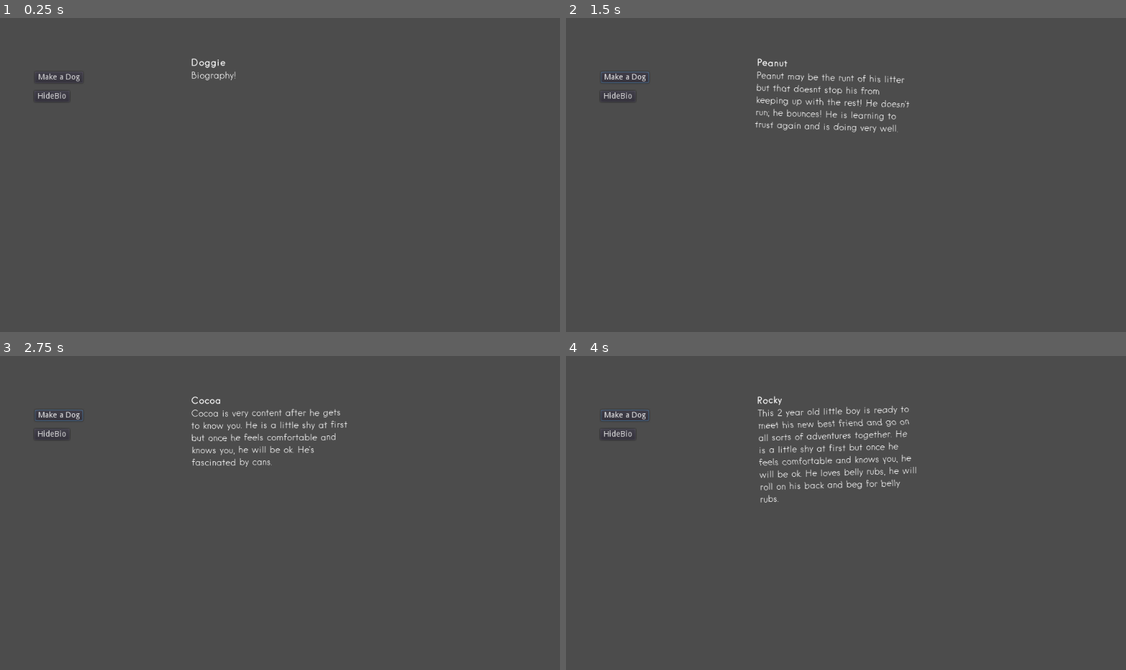
Above: before the commit, frames 1-4 (two rows, left to right).
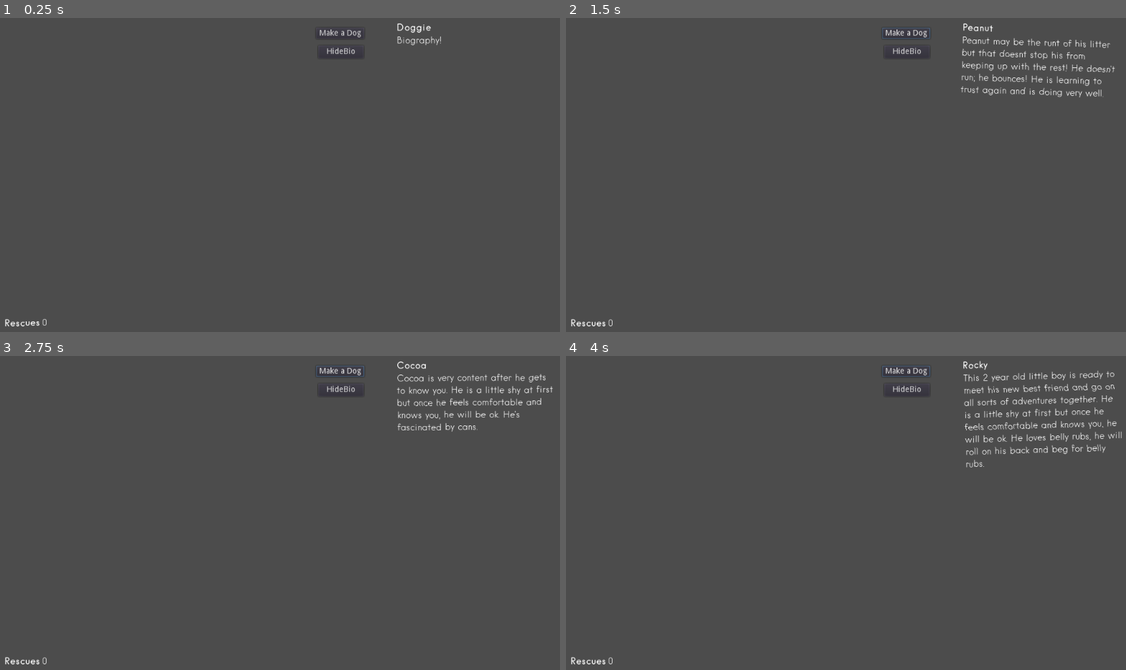
Above: after the commit, the same moments.

Repository: DevinPentecost/ld42
Game: Godot game, scene res://test_scenes/testdogbio.tscn
The game is run twice, just before and just after one commit, with the same random seed, the same clock (stepped at 60 frames per second) and the same inputs. The project has no main scene, so this scene is started directly.
Inputs (mouse positions are in pixels of both pictures, inside the frame that each line leads up to):
- Up to frame 1 (0.25 s): no input
- Up to frame 2 (1.5 s): click "Make a Dog" at 0.5 s; move the mouse to (969, 162) at 1.27 s; hold D (player_move_right) from 1.28 s (still down); tap Space (player_action) at 1.35 s; click (969, 162) at 1.42 s
- Up to frame 3 (2.75 s): move the mouse to (162, 534) at 2.02 s; release D (player_move_right) at 2.03 s; hold S (player_move_down) from 2.03 s (still down); tap Space (player_action) at 2.1 s; click (162, 534) at 2.17 s
- Up to frame 4 (4 s): move the mouse to (902, 443) at 2.77 s; release S (player_move_down) at 2.78 s; hold D (player_move_right) 2.78-3.53 s; tap Space (player_action) at 2.85, 3.6 s; click (902, 443) at 2.92 s; move the mouse to (818, 585) at 3.52 s; hold W (player_move_up) from 3.53 s (still down); click (818, 585) at 3.67 s

The runs differ from the first frame. In frame 1, 0.6% of the frame differs, in the area x 0-79%, y 1-99%; in frame 2, 2.5%; in frame 3, 2.3%; in frame 4, 3.4%, in the area x 0-100%, y 1-99%.

Commit message:
score indicator

Diff:
--- /dev/null
+++ b/project/objects/ui/ScoreContainer.tscn
@@ -0,0 +1,103 @@
+[gd_scene load_steps=5 format=2]
+
+[ext_resource path="res://fonts/fontbold.tres" type="DynamicFont" id=1]
+[ext_resource path="res://fonts/fontlight.tres" type="DynamicFont" id=2]
+
+[sub_resource type="GDScript" id=1]
+
+script/source = "extends HBoxContainer
+
+signal SetScoreSignal(score)
+
+var _wiggleDuration = 1.0
+var _wiggleCur = 0.0
+
+func SetScore(score):
+	self.emit_signal(\"SetScoreSignal\", score)
+	_wiggleCur = 0.0
+
+func _ready():
+	_wiggleCur = _wiggleDuration
+	self.SetScore(0)
+
+func _process(delta):
+	_wiggleCur = _wiggleCur + delta
+	if _wiggleCur >= _wiggleDuration:
+		self.rect_rotation = 0.0
+		return
+	self.rect_rotation = cos(_wiggleCur * 8.0) * 2.0"
+
+[sub_resource type="GDScript" id=2]
+
+script/source = "extends Label
+
+func _ready():
+	self.get_parent().connect(\"SetScoreSignal\", self, \"_setScore\")
+
+func _setScore(score):
+	self.text = str(score)"
+
+[node name="ScoreContainer" type="HBoxContainer"]
+
+anchor_left = 0.0
+anchor_top = 0.0
+anchor_right = 0.0
+anchor_bottom = 0.0
+margin_left = 21.0
+margin_top = 540.0
+margin_right = 97.0
+margin_bottom = 580.0
+rect_pivot_offset = Vector2( 0, 0 )
+rect_clip_content = false
+mouse_filter = 1
+mouse_default_cursor_shape = 0
+size_flags_horizontal = 1
+size_flags_vertical = 1
+alignment = 0
+script = SubResource( 1 )
+
+[node name="Label" type="Label" parent="." index="0"]
+
+anchor_left = 0.0
+anchor_top = 0.0
+anchor_right = 0.0
+anchor_bottom = 0.0
+margin_top = 10.0
+margin_right = 63.0
+margin_bottom = 29.0
+rect_pivot_offset = Vector2( 0, 0 )
+rect_clip_content = false
+mouse_filter = 2
+mouse_default_cursor_shape = 0
+size_flags_horizontal = 1
+size_flags_vertical = 4
+custom_fonts/font = ExtResource( 1 )
+text = "Rescues"
+percent_visible = 1.0
+lines_skipped = 0
+max_lines_visible = -1
+_sections_unfolded = [ "custom_fonts" ]
+
+[node name="ScoreNumber" type="Label" parent="." index="1"]
+
+anchor_left = 0.0
+anchor_top = 0.0
+anchor_right = 0.0
+anchor_bottom = 0.0
+margin_left = 67.0
+margin_top = 10.0
+margin_right = 94.0
+margin_bottom = 29.0
+rect_pivot_offset = Vector2( 0, 0 )
+rect_clip_content = false
+mouse_filter = 2
+mouse_default_cursor_shape = 0
+size_flags_horizontal = 1
+size_flags_vertical = 4
+custom_fonts/font = ExtResource( 2 )
+text = "999"
+percent_visible = 1.0
+lines_skipped = 0
+max_lines_visible = -1
+script = SubResource( 2 )
+_sections_unfolded = [ "custom_fonts" ]
--- a/project/test_scenes/testdogbio.tscn
+++ b/project/test_scenes/testdogbio.tscn
@@ -1,7 +1,8 @@
-[gd_scene load_steps=5 format=2]
+[gd_scene load_steps=6 format=2]
 
 [ext_resource path="res://objects/dogbio.gd" type="Script" id=1]
 [ext_resource path="res://objects/ui/BioContainer.tscn" type="PackedScene" id=2]
+[ext_resource path="res://objects/ui/ScoreContainer.tscn" type="PackedScene" id=3]
 
 [sub_resource type="GDScript" id=1]
 
@@ -74,6 +75,10 @@
 
 [node name="BioContainer" parent="ReferenceRect" index="0" instance=ExtResource( 2 )]
 
+margin_left = 721.0
+margin_top = 20.0
+margin_right = 1005.0
+margin_bottom = 374.0
 _sections_unfolded = [ "Rect", "Visibility" ]
 
 [node name="Button" type="Button" parent="ReferenceRect" index="1"]
@@ -82,10 +87,10 @@
 anchor_top = 0.0
 anchor_right = 0.0
 anchor_bottom = 0.0
-margin_left = 75.0
-margin_top = 108.0
-margin_right = 161.0
-margin_bottom = 128.0
+margin_left = 577.0
+margin_top = 29.0
+margin_right = 663.0
+margin_bottom = 49.0
 rect_pivot_offset = Vector2( 0, 0 )
 rect_clip_content = false
 focus_mode = 2
@@ -109,10 +114,10 @@
 anchor_top = 0.0
 anchor_right = 0.0
 anchor_bottom = 0.0
-margin_left = 74.0
-margin_top = 142.0
-margin_right = 137.0
-margin_bottom = 162.0
+margin_left = 581.0
+margin_top = 61.0
+margin_right = 662.0
+margin_bottom = 84.0
 rect_pivot_offset = Vector2( 0, 0 )
 rect_clip_content = false
 focus_mode = 2
@@ -129,3 +134,5 @@
 align = 1
 script = SubResource( 2 )
 bioUi = NodePath("../BioContainer")
+
+[node name="ScoreContainer" parent="ReferenceRect" index="3" instance=ExtResource( 3 )]
